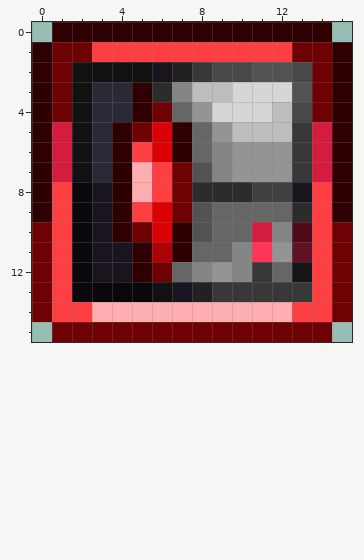
Two versions of one pixel-art sprite, Buffs/Minions/XScissorMinionBuff.png. The first picture shows the starting point.
The file is 32x32 pixels, drawn in blocks of 2x2; one block is one cell here. Colours within 5 levels of each other are drawn and written as one.
After:
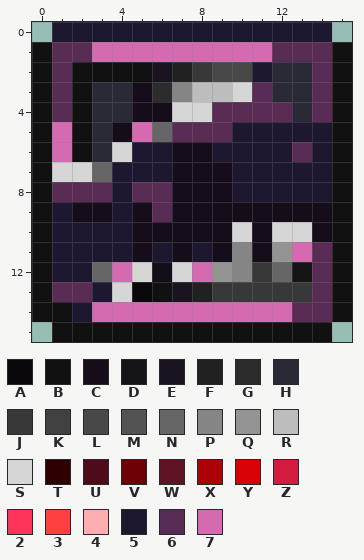
Palette (. is transparent): A #0a080b  B #111111  C #160d1a  D #151517  E #19141d  F #212121  G #2c2c2c  H #2a2936  J #383838  K #414141  L #484848  M #535353  N #666666  P #858585  Q #949494  R #bdbdbd  S #d6d6d6  T #2e0001  U #500b18  V #6d0103  W #601423  X #ac0205  Y #da0205  Z #d31c3f  2 #ff345b  3 #fd3f42  4 #feaeb0  5 #1d172f  6 #582c54  7 #d46ab0
From old to new:
Changed rows in their new state; - is an unchanged pixel.
first column x 0:
 0 -55555555555555-
 1 B66777777777666B
 2 B6---------5HH6B
 3 B6---C-----6HH6B
 4 B6---CCSS6666H6B
 5 B7--C7N66655555B
 6 B7--S55CC555565B
 7 BSSN555CCC55555B
 8 B666566CCC55555B
 9 B5CC5C6CCCCCCCCB
10 B5555CCCCCSCSSCB
11 B5555C5C5C-C-76B
12 B55N7SCS7-----6B
13 B665S---------6B
14 BB5777777777766B
15 -BBBBBBBBBBBBBB-
